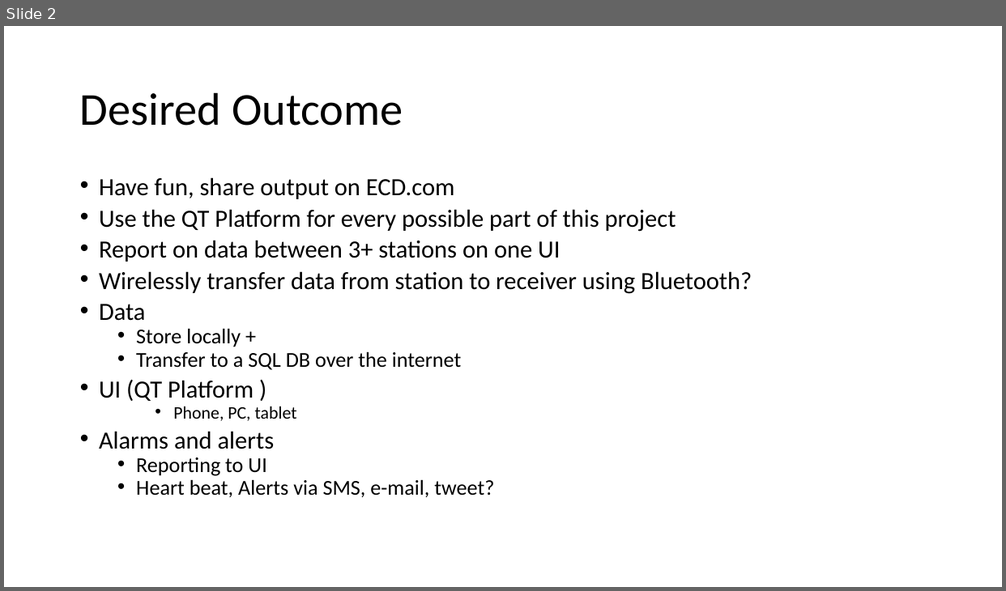
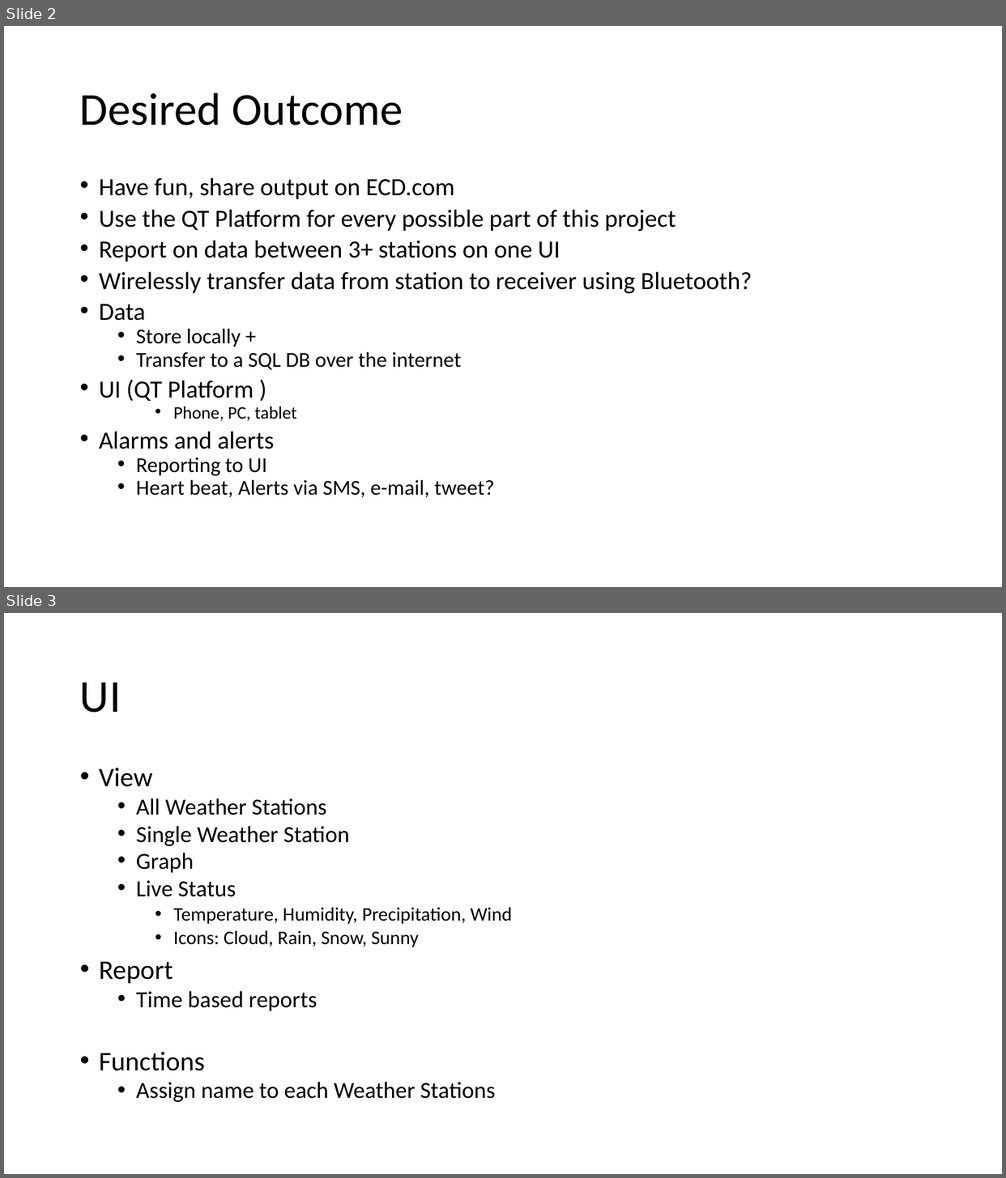
Before and after one commit to ElectronicControlsDesign/ECDWeather, a slide deck: ECD_Weather_Station.pptx. Shown one above the other, each under a label of ours: slide 2 before the commit, slides 2 and 3 after it. The pictures are 1006x591 and 1006x1178 pixels, drawn with LibreOffice and Linux fonts; fonts in the diff are those of the drawing. Boxes give left, top, right and bottom in pixels: in the first picture for what was removed or moved away, otherwise in the second. Text is boxed around its words. In the diff, an @@ line names an element or a change of style, - is before the commit and + after.

Commit message:
Added UI Slide
Added a page for what the UI will display, report, and functions

```diff
--- a/ECD_Weather_Station.pptx
+++ b/ECD_Weather_Station.pptx
@@ slide 3 added at <box>4,613,1002,1174</box>, background #FFFFFF @@
@@ title added at <box>80,682,121,713</box>, 44 pt, text #000000 @@
+UI
@@ text added at <box>99,768,512,1102</box>, 22.2 pt, text #000000 @@
+• View
+  • All Weather Stations
+  • Single Weather Station
+  • Graph
+  • Live Status
+    • Temperature, Humidity, Precipitation, Wind
+    • Icons: Cloud, Rain, Snow, Sunny
+• Report
+  • Time based reports
+• Functions
+  • Assign name to each Weather Stations
```
